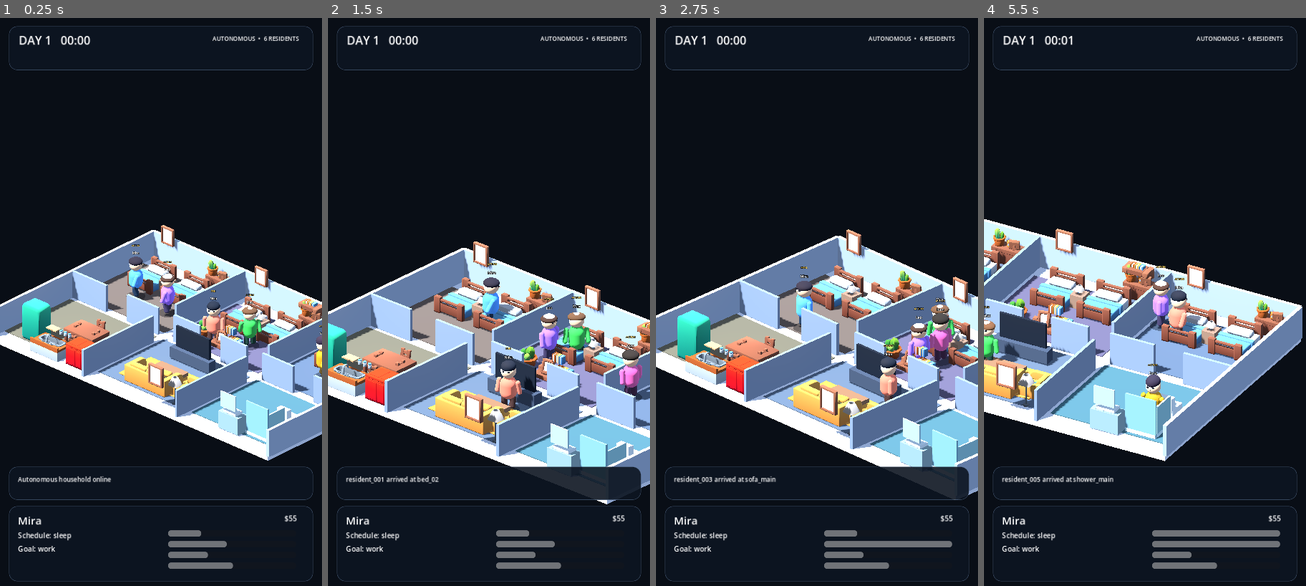
Above: before the commit, frames 1-4 (left to right).
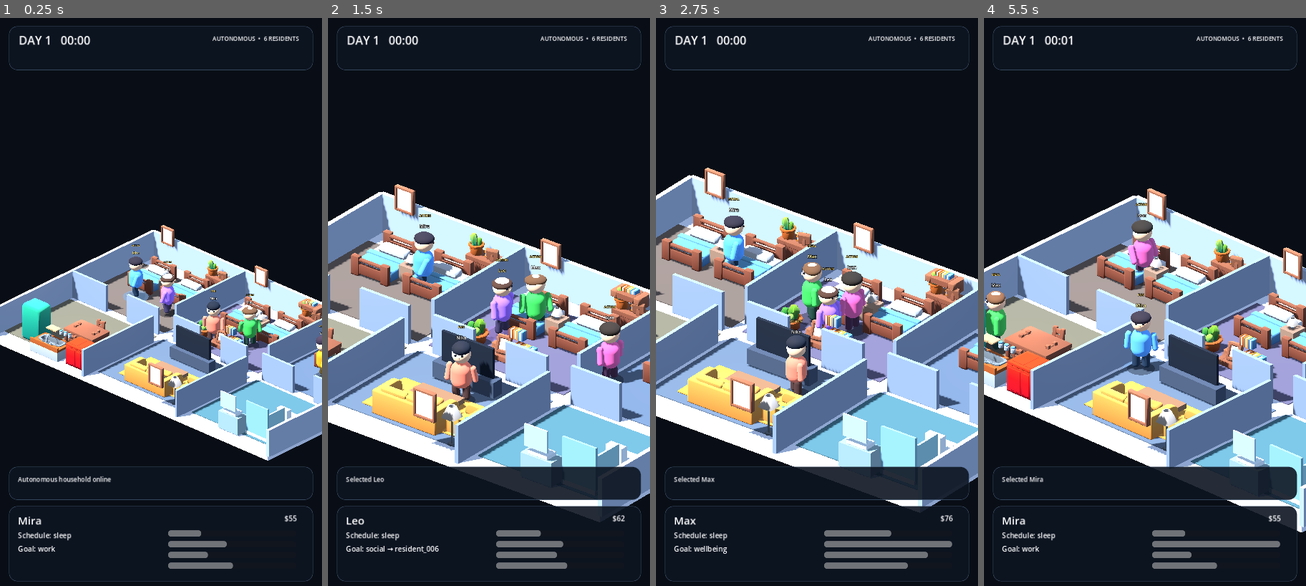
Above: after the commit, the same moments.

Repository: motomotoo2001-maker/lifebox-live
Game: Godot game, scene res://scenes/debug/visual_showcase.tscn
The game is run twice, just before and just after one commit, with the same random seed, the same clock (stepped at 60 frames per second) and the same inputs. The project has no main scene, so this scene is started directly.
Inputs (mouse positions are in pixels of both pictures, inside the frame that each line leads up to):
- Up to frame 1 (0.25 s): no input
- Up to frame 2 (1.5 s): tap Enter at 0.5 s; move the mouse to (559, 273) at 0.52 s; tap 1 at 0.6 s; click (559, 273) at 0.67 s; tap Space at 0.77, 1.07 s; tap 2 at 0.8, 1.35 s; move the mouse to (424, 330) at 1.27 s; click (424, 330) at 1.42 s
- Up to frame 3 (2.75 s): tap Space at 1.52, 1.82 s; tap 3 at 1.55, 2.1 s; move the mouse to (849, 177) at 2.02 s; click (849, 177) at 2.17 s; tap 4 at 2.3 s
- Up to frame 4 (5.5 s): move the mouse to (1128, 415) at 2.77 s; tap 4 at 2.85 s; click (1128, 415) at 2.92 s; tap Space at 3.02, 3.32, 3.77, 4.07, 4.52, 4.55, 4.82, 5.1 s; tap 5 at 3.05, 3.6 s; move the mouse to (1241, 387) at 3.52 s; click (1241, 387) at 3.67 s; tap 6 at 3.8, 4.35 s; move the mouse to (1048, 216) at 4.27 s; click (1048, 216) at 4.42 s; move the mouse to (1161, 302) at 5.02 s; click (1161, 302) at 5.17 s; tap 1 at 5.3 s

The runs differ from the first frame. In frame 1, less than 0.1% of the frame differs, in the area x 38-47%, y 41-50%; in frame 2, 38%; in frame 3, 38%; in frame 4, 39%, in the area x 0-100%, y 30-92%.
Error after the commit: Invalid call. Nonexistent function 'set_simulation_running' in base 'Control (VisualHUD)'. (res://scripts/presentation/visual_simulation_shell.gd:45)

Commit message:
feat: add resident selection, hotkeys and manual camera focus

Diff:
--- a/scripts/presentation/visual_simulation_shell.gd
+++ b/scripts/presentation/visual_simulation_shell.gd
@@ -6,6 +6,8 @@
 )
 
 @export var advance_simulation: bool = true
+@export var manual_focus_seconds: float = 6.0
+@export var manual_focus_ortho_size: float = 16.5
 
 @onready var household: HouseholdBlockout = $HouseholdBlockout
 @onready var resident_actors: Node3D = $ResidentActors
@@ -16,6 +18,8 @@
 var _world: SimulationWorld = null
 var _actors: Dictionary = {}
 var _active_target_ids: Dictionary = {}
+var _selected_resident_id: StringName = &""
+var _manual_focus_remaining: float = 0.0
 
 func _ready() -> void:
 	if camera_director != null:
@@ -37,6 +41,49 @@
 		_world.step(delta)
 	sync_visuals()
 	_update_camera_director(delta)
+	if hud != null:
+		hud.set_simulation_running(advance_simulation)
+
+func _unhandled_input(event: InputEvent) -> void:
+	if _world == null or not event is InputEventKey:
+		return
+	var key_event := event as InputEventKey
+	if not key_event.pressed or key_event.echo:
+		return
+
+	if key_event.keycode == KEY_SPACE:
+		advance_simulation = not advance_simulation
+		if hud != null:
+			hud.set_simulation_running(advance_simulation)
+			hud.set_latest_event(
+				"Simulation resumed" if advance_simulation
+				else "Simulation paused"
+			)
+		get_viewport().set_input_as_handled()
+		return
+
+	var resident_index := -1
+	match key_event.keycode:
+		KEY_1:
+			resident_index = 0
+		KEY_2:
+			resident_index = 1
+		KEY_3:
+			resident_index = 2
+		KEY_4:
+			resident_index = 3
+		KEY_5:
+			resident_index = 4
+		KEY_6:
+			resident_index = 5
+
+	if resident_index < 0:
+		return
+	var residents: Array[CharacterState] = _world.characters()
+	if resident_index >= residents.size() or residents[resident_index] == null:
+		return
+	select_resident(residents[resident_index].id)
+	get_viewport().set_input_as_handled()
 
 func bind_world(world: SimulationWorld) -> bool:
 	if world == null:
@@ -73,8 +120,11 @@
 		actor.set_visual_color(_palette[index % _palette.size()])
 		actor.movement_arrived.connect(_on_actor_arrived)
 		actor.movement_failed.connect(_on_actor_failed)
+		actor.resident_selected.connect(_on_actor_selected)
 		_actors[character.id] = actor
 
+	if not residents.is_empty() and residents[0] != null:
+		select_resident(residents[0].id, false)
 	sync_visuals()
 	return true
 
@@ -90,6 +140,7 @@
 			continue
 
 		actor.set_presentation_state(presentation_state_for(character))
+		actor.set_selected(character.id == _selected_resident_id)
 		var badge_text := activity_badge_for(character)
 		if badge_text.is_empty():
 			actor.clear_activity_badge()
@@ -139,9 +190,61 @@
 	var slot_index := maxi(suffix - 1, 0) % sofa_slots.size()
 	return target + sofa_slots[slot_index]
 
+func select_resident(
+	character_id: StringName,
+	focus_camera: bool = true
+) -> bool:
+	if _world == null or character_id == &"":
+		return false
+	var character := _world.get_character(character_id)
+	var actor := actor_for(character_id)
+	if character == null or actor == null:
+		return false
+
+	_selected_resident_id = character_id
+	for actor_id in _actors.keys():
+		var candidate := actor_for(actor_id)
+		if candidate != null:
+			candidate.set_selected(actor_id == character_id)
+
+	if hud != null:
+		hud.set_selected_resident(character_id)
+		hud.set_latest_event("Selected %s" % character.display_name)
+
+	if focus_camera:
+		_manual_focus_remaining = maxf(manual_focus_seconds, 0.0)
+	return true
+
+func selected_resident_id() -> StringName:
+	return _selected_resident_id
+
+func set_simulation_paused(value: bool) -> void:
+	advance_simulation = not value
+	if hud != null:
+		hud.set_simulation_running(advance_simulation)
+
+func is_simulation_paused() -> bool:
+	return not advance_simulation
+
+func _on_actor_selected(character_id: StringName) -> void:
+	select_resident(character_id)
+
 func _update_camera_director(delta: float) -> void:
 	if camera_director == null or _world == null:
 		return
+
+	if _manual_focus_remaining > 0.0:
+		_manual_focus_remaining = maxf(
+			_manual_focus_remaining - maxf(delta, 0.0),
+			0.0
+		)
+		var selected_actor := actor_for(_selected_resident_id)
+		if selected_actor != null and camera_rig != null:
+			camera_rig.focus_world_position(
+				selected_actor.global_position + Vector3(0.0, 0.85, 0.0),
+				manual_focus_ortho_size
+			)
+			return
 
 	for character in _world.characters():
 		if character == null:
@@ -250,6 +353,11 @@
 			% [_actors.size(), residents.size()]
 		)
 
+	if _selected_resident_id != &"" and actor_for(_selected_resident_id) == null:
+		errors.append(
+			"selected resident has no actor: %s" % _selected_resident_id
+		)
+
 	var resident_ids: Dictionary = {}
 	for character in residents:
 		if character == null or character.id == &"":
@@ -261,6 +369,10 @@
 		if actor == null or not is_instance_valid(actor):
 			errors.append("missing actor for resident %s" % character.id)
 			continue
+		if actor.is_selected() != (character.id == _selected_resident_id):
+			errors.append(
+				"selection marker mismatch for %s" % character.id
+			)
 
 		var has_visual_target := _active_target_ids.has(character.id)
 		var is_authoritatively_moving: bool = (
@@ -323,6 +435,8 @@
 func _clear_actors() -> void:
 	_active_target_ids.clear()
 	_actors.clear()
+	_selected_resident_id = &""
+	_manual_focus_remaining = 0.0
 
 	if not is_instance_valid(resident_actors):
 		return
